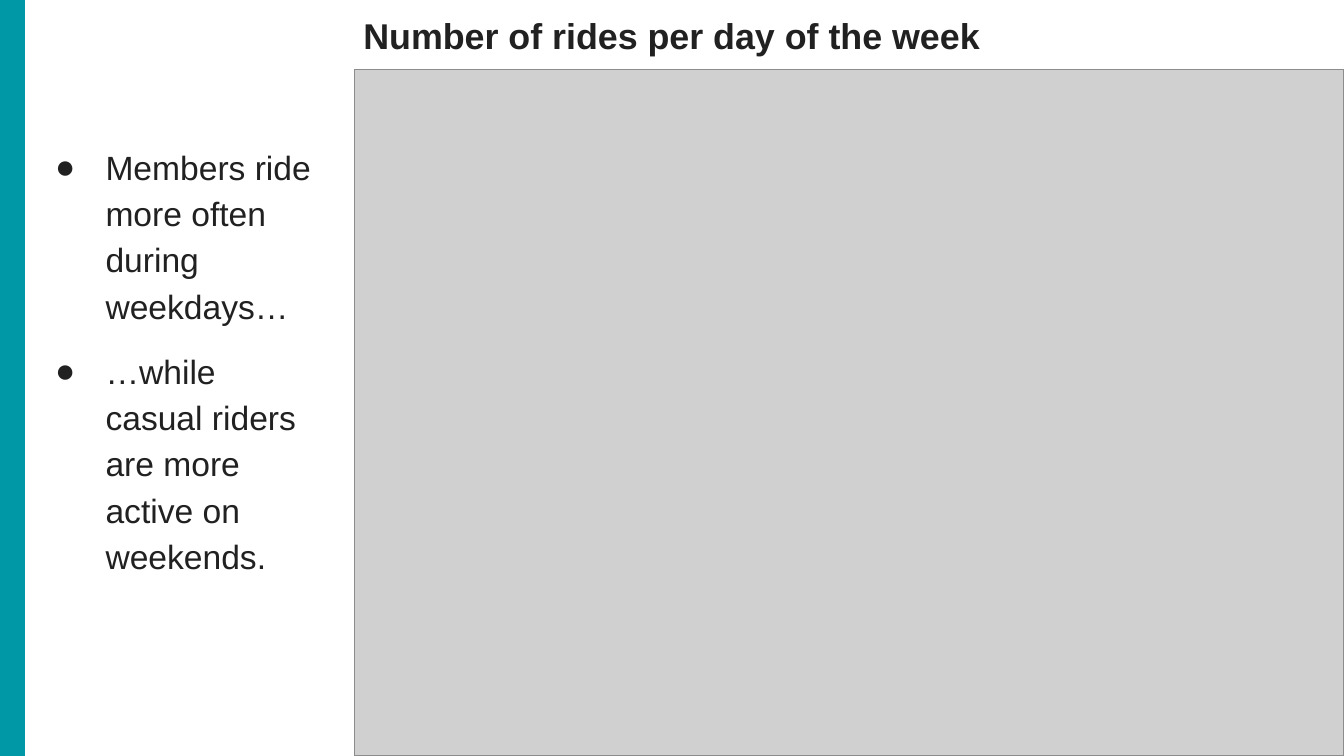
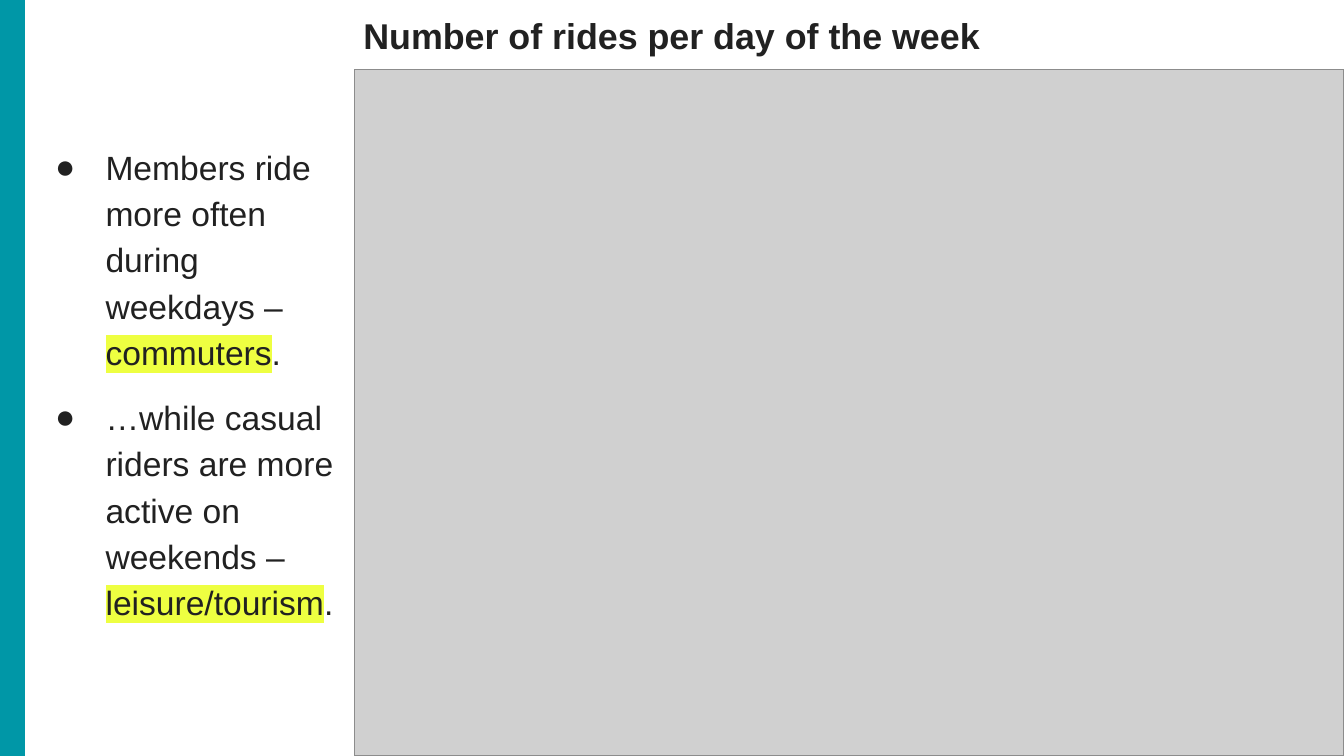
Before and after one commit to luanfaraujo/cyclistic-case-study-en, a slide deck: slide 7 of bike_share_presentation-en.pptx. Drawn at 1344x756 pixels with LibreOffice and Linux fonts; fonts in the diff are those of the drawing; grey boxes stand for pictures. Boxes give left, top, right and bottom in pixels: in the first picture for what was removed or moved away, otherwise in the second. Text is boxed around its words. In the diff, an @@ line names an element or a change of style, - is before the commit and + after.

```diff
--- a/bike_share_presentation-en.pptx
+++ b/bike_share_presentation-en.pptx
@@ text at (x1=106, y1=155, x2=334, y2=621): text changed @@
-● Members ride more often during weekdays…
-● …while casual riders are more active on weekends.
+● Members ride more often during weekdays – commuters.
+● …while casual riders are more active on weekends – leisure/tourism.
```
Also in this commit, not shown: 6 other slides changed.
